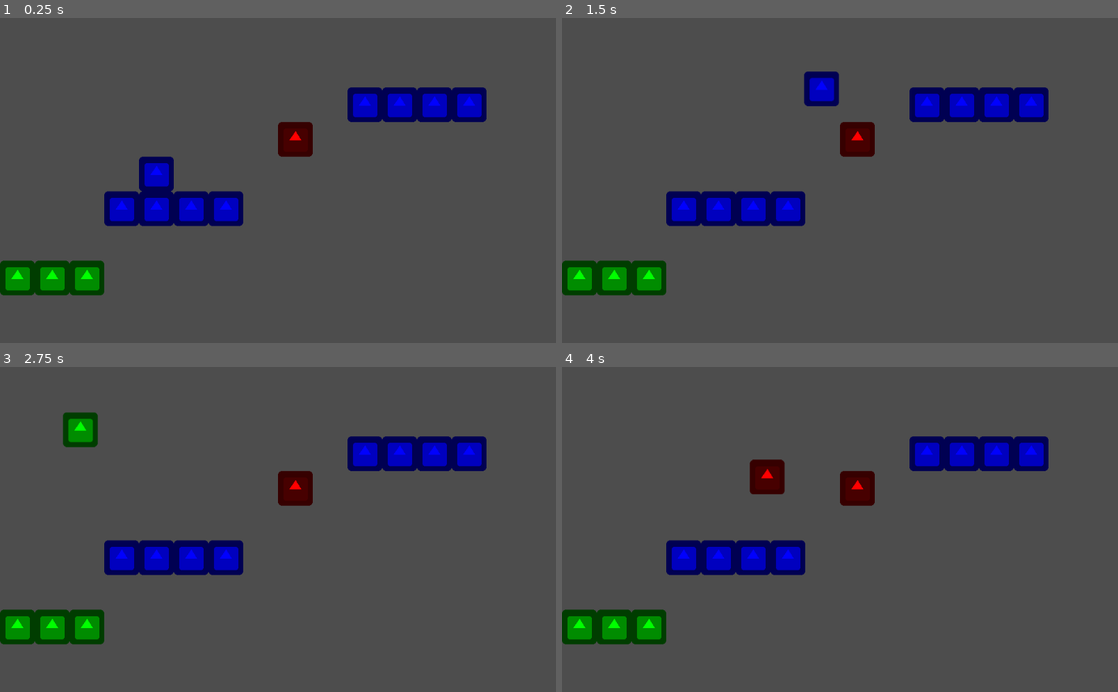
Above: before the commit, frames 1-4 (two rows, left to right).
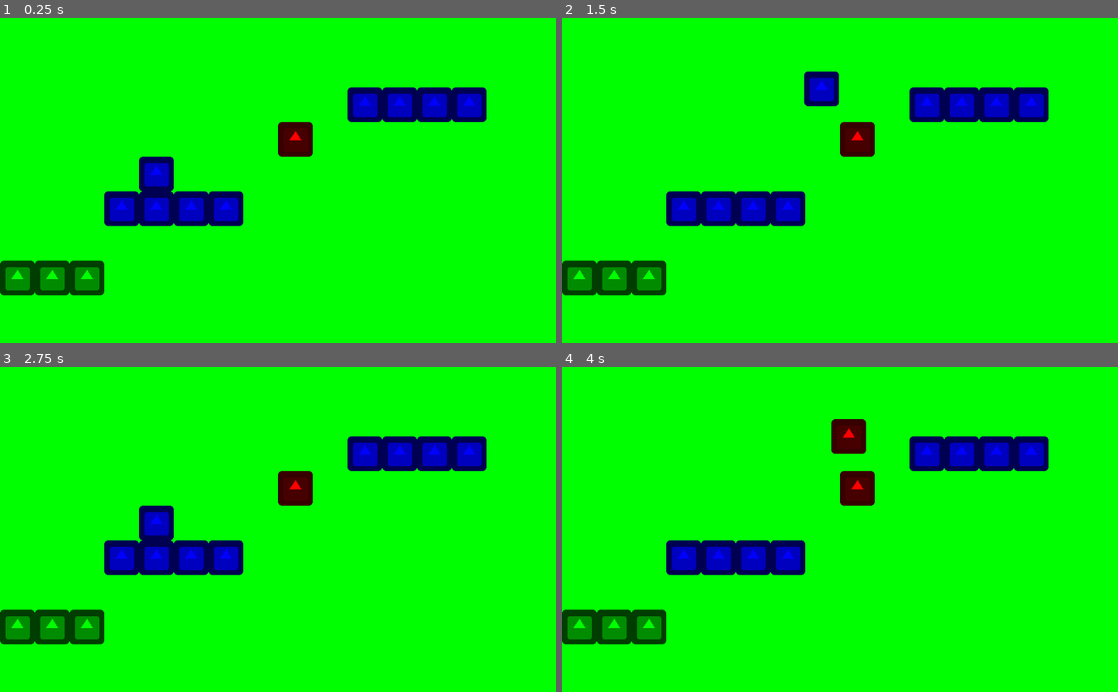
Above: after the commit, the same moments.

Repository: 2qar/true
Game: Godot game, scene res://world.tscn
The game is run twice, just before and just after one commit, with the same random seed, the same clock (stepped at 60 frames per second) and the same inputs. The engine's default icon, where the game draws it, is replaced by a stand-in: a white triangle on a blue panel in a dark square.
Inputs:
- Up to frame 1 (0.25 s): no input
- Up to frame 2 (1.5 s): tap Enter (ui_accept) at 0.5, 0.77 s; hold D (right) from 0.53 s (still down)
- Up to frame 3 (2.75 s): tap Enter (ui_accept) at 1.52, 2 s; release D (right) at 2.03 s; hold A (left) from 2.03 s (still down)
- Up to frame 4 (4 s): release A (left) at 2.78 s; hold D (right) from 2.78 s (still down); tap Enter (ui_accept) at 3.02, 3.77 s

The runs differ from the first frame. In frame 1, 92% of the frame differs, in the area x 0-100%, y 0-100%; in frame 2, 92%; in frame 3, 92%; in frame 4, 92%.

Commit message:
add background color restriction

Diff:
--- a/player.gd
+++ b/player.gd
@@ -7,9 +7,12 @@
 var movement : Vector2
 onready var start : Vector2 = position
 onready var start_color : int = color
+var bg_color : Color
 
 func _ready():
 	$Sprite.modulate = modulates[color]
+	VisualServer.set_default_clear_color(modulates[2])
+	bg_color = modulates[2]
 
 func _physics_process(delta):
 	movement.y += 10
@@ -38,8 +41,15 @@
 	for i in get_slide_count():
 		var collision = get_slide_collision(i)
 		if collision.collider.name != colors[color]:
-			position = start
-			$Sprite.modulate = modulates[start_color]
-			color = start_color
-			Input.action_release("left")
-			Input.action_release("right")
+			restart()
+
+	if $Sprite.modulate == bg_color:
+		restart()
+
+func restart():
+	movement = Vector2()
+	position = start
+	$Sprite.modulate = modulates[start_color]
+	color = start_color
+	Input.action_release("left")
+	Input.action_release("right")
